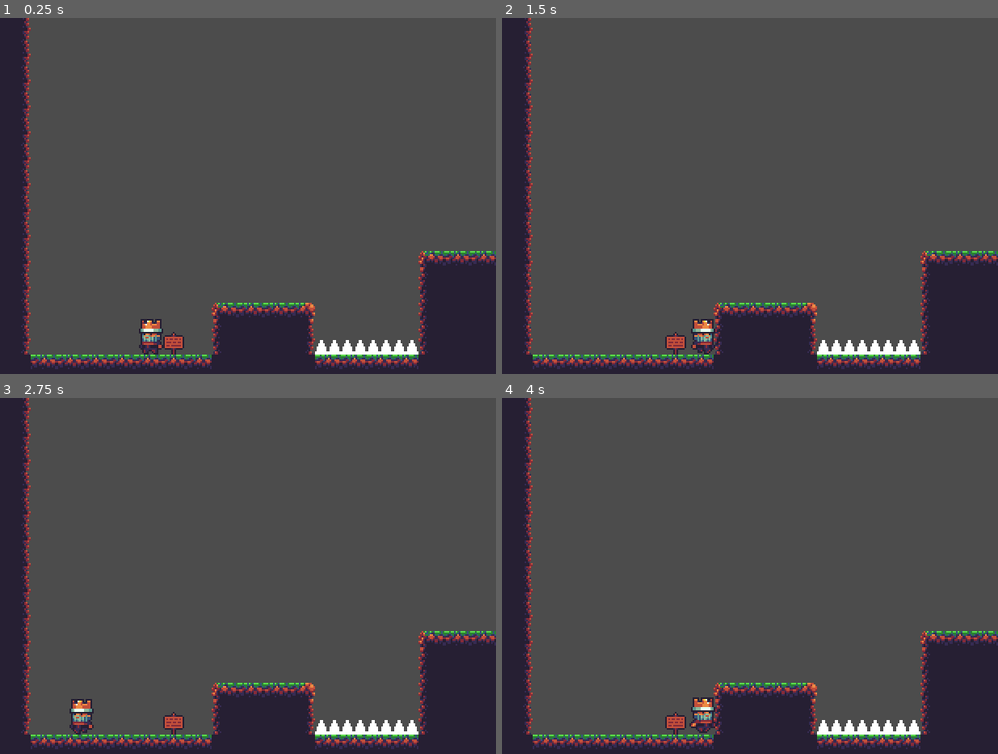
Above: before the commit, frames 1-4 (two rows, left to right).
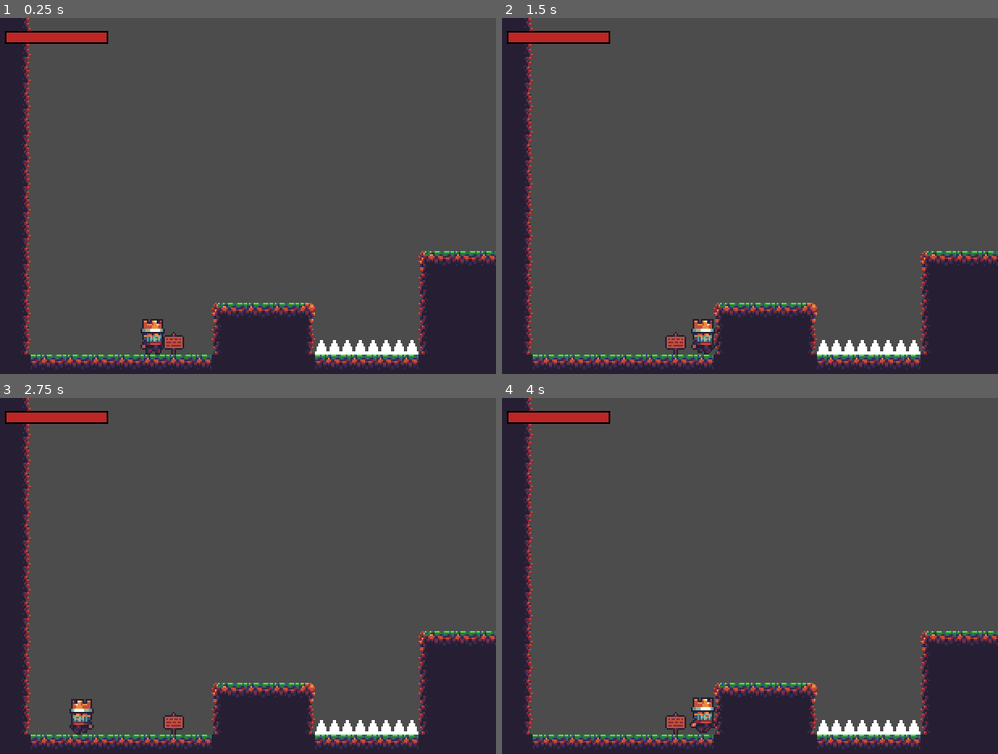
Above: after the commit, the same moments.

Repository: D-Waack/Godot_Sidescroller_Movement
Game: Godot game, scene res://Managing/Game.tscn
Two runs of this game, one before a commit and one after it. Both use one fixed random seed, a clock stepped at 60 frames per second and the inputs below.
Inputs:
- Up to frame 1 (0.25 s): no input
- Up to frame 2 (1.5 s): tap Enter (ui_accept) at 0.5, 0.77, 1.25 s; hold Right (ui_right) from 0.53 s (still down)
- Up to frame 3 (2.75 s): tap Enter (ui_accept) at 1.52 s; release Right (ui_right) at 2.03 s; hold Left (ui_left) from 2.03 s (still down)
- Up to frame 4 (4 s): release Left (ui_left) at 2.78 s; hold Right (ui_right) from 2.78 s (still down); tap Enter (ui_accept) at 3.02, 3.77 s

The runs differ from the first frame. In frame 1, 1.1% of the frame differs, in the area x 0-34%, y 3-95%; in frame 2, 0.8%; in frame 3, 0.8%; in frame 4, 0.8%.

Commit message:
Adjust death screen visibility

Diff:
--- a/Player/Player.tscn
+++ b/Player/Player.tscn
@@ -27,18 +27,6 @@
 "transitions": PoolRealArray( 1 ),
 "update": 0,
 "values": [ 1 ]
-}
-tracks/1/type = "value"
-tracks/1/path = NodePath("Sprite:flip_h")
-tracks/1/interp = 1
-tracks/1/loop_wrap = true
-tracks/1/imported = false
-tracks/1/enabled = true
-tracks/1/keys = {
-"times": PoolRealArray( 0 ),
-"transitions": PoolRealArray( 1 ),
-"update": 0,
-"values": [ true ]
 }
 
 [sub_resource type="Animation" id=4]
@@ -290,9 +278,7 @@
 [node name="Sprite" type="Sprite" parent="."]
 position = Vector2( 0, -16 )
 texture = ExtResource( 1 )
-flip_h = true
 hframes = 23
-frame = 1
 
 [node name="CollisionShape2D" type="CollisionShape2D" parent="."]
 position = Vector2( 1, -8.5 )
@@ -360,7 +346,6 @@
 one_shot = true
 
 [node name="HUD" type="CanvasLayer" parent="."]
-visible = false
 
 [node name="HealthBar" type="Control" parent="HUD"]
 margin_left = 16.0
@@ -389,6 +374,7 @@
 script = ExtResource( 9 )
 
 [node name="ColorRect" type="ColorRect" parent="HUD/DeathOverlay"]
+visible = false
 anchor_right = 1.0
 anchor_bottom = 1.0
 color = Color( 0.0588235, 0, 0, 0.819608 )
